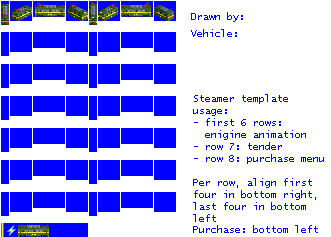
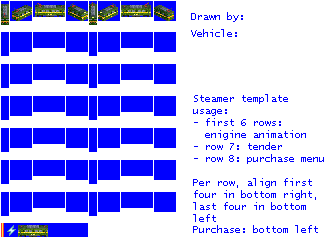
Layers edited between the first and the second 331 x 237 image:
painted on "empty.png" over (31, 225, 49, 237)
